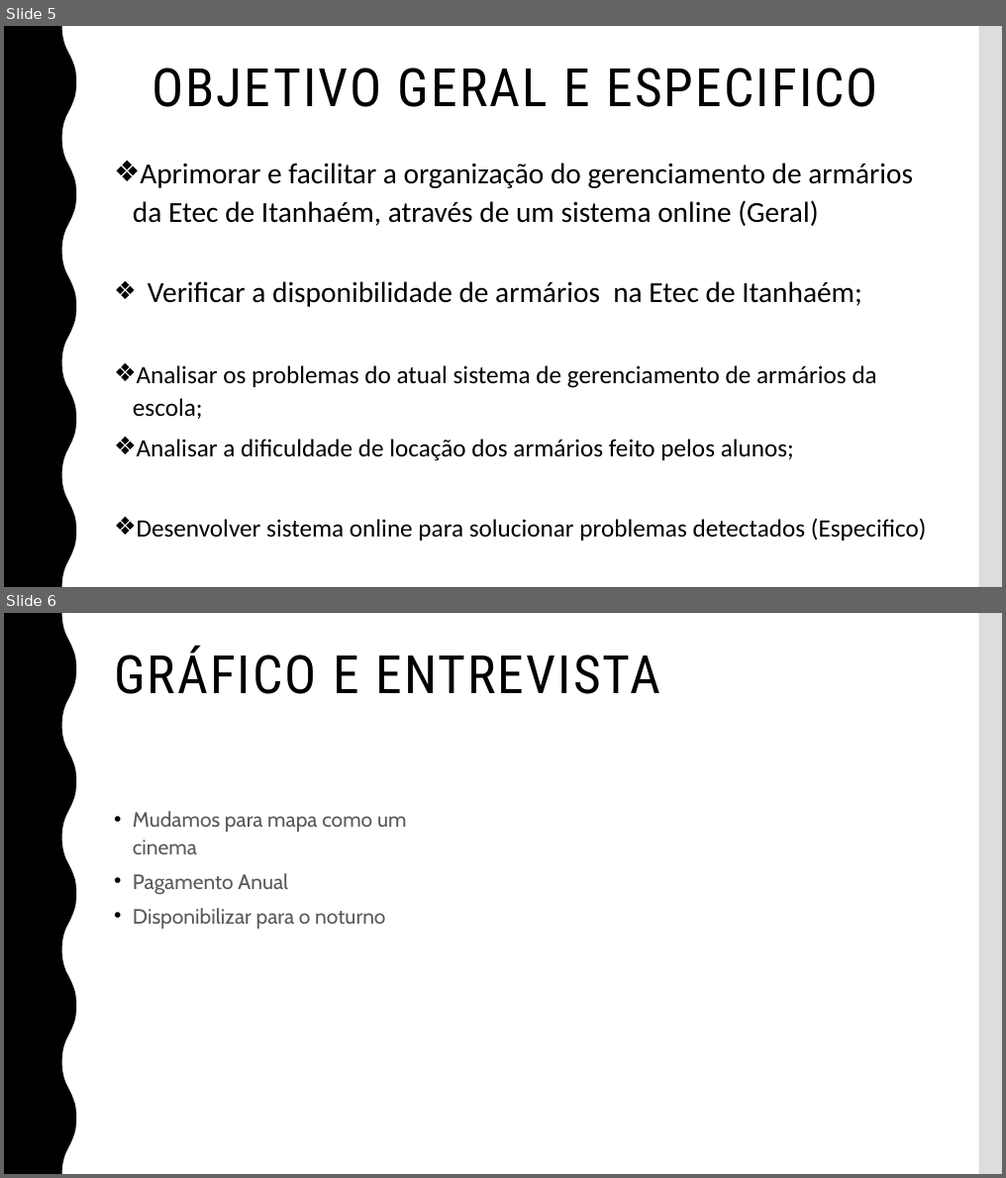
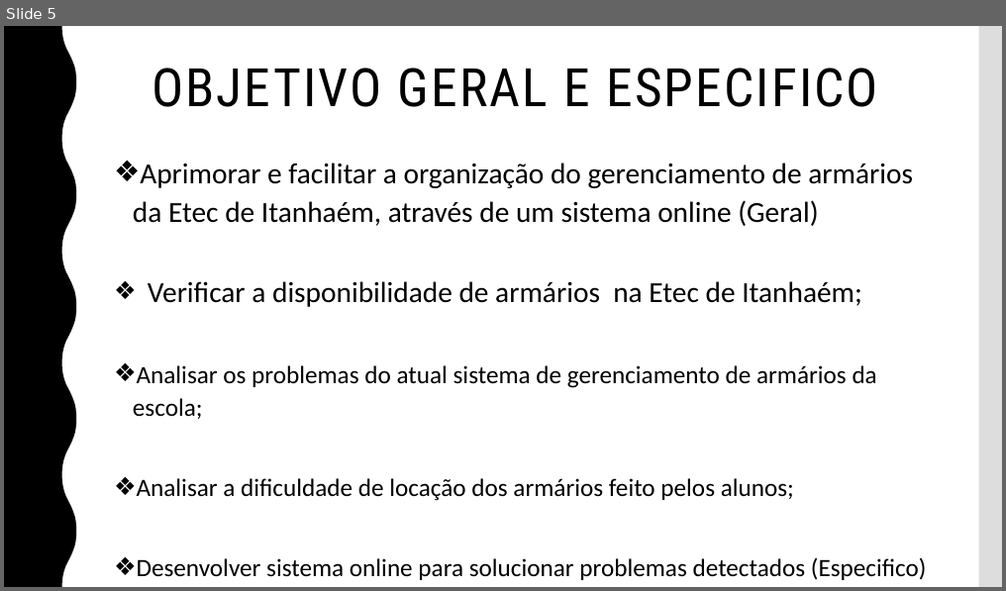
Before and after one commit to lucasdeaquino/TCC-armarios, a slide deck: Ricardo/2 Previaesse.pptx. Shown one above the other, each under a label of ours: slides 5 and 6 before the commit, slide 5 after it. The pictures are 1006x1178 and 1006x591 pixels, drawn with LibreOffice and Linux fonts; fonts in the diff are those of the drawing; background and template pictures are left out. Boxes give left, top, right and bottom in pixels: in the first picture for what was removed or moved away, otherwise in the second. Text is boxed around its words. In the diff, an @@ line names an element or a change of style, - is before the commit and + after.

```diff
--- a/Ricardo/2 Previaesse.pptx
+++ b/Ricardo/2 Previaesse.pptx
@@ slide 6 removed at bbox=[4, 613, 1002, 1174], background picture (left out); not listed: 2 template elements that a slide beside it also shows @@
@@ title removed at bbox=[114, 646, 660, 694] @@
-GRÁFICO E ENTREVISTA
@@ text removed at bbox=[133, 811, 406, 929] @@
-• Mudamos para mapa como um cinema
-• Pagamento Anual
-• Disponibilizar para o noturno
@@ slide 5 changed as well @@
@@ text "Aprimorar e facilitar a organização ..." rewrapped from bbox=[133, 163, 927, 541] to bbox=[133, 163, 927, 580] @@
```
Also in this commit, not shown: 8 other slides changed, 6 slides added, 2 other slides removed, 2 other files.
